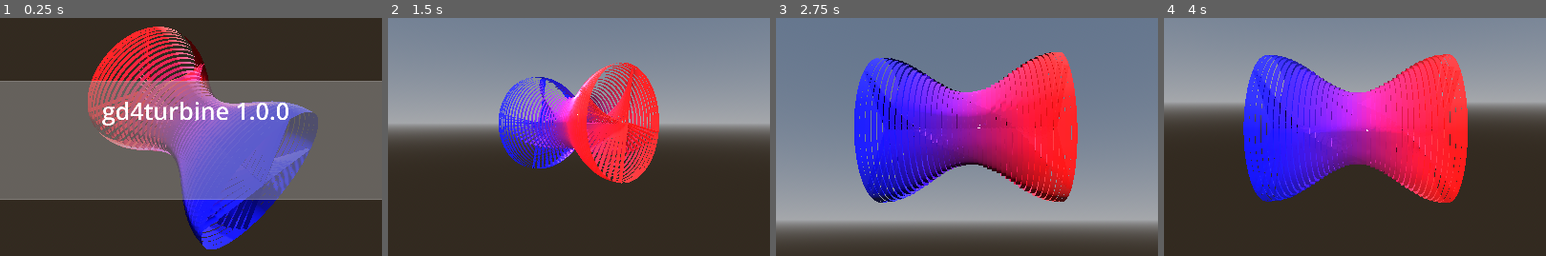
Above: before the commit, frames 1-4 (left to right).
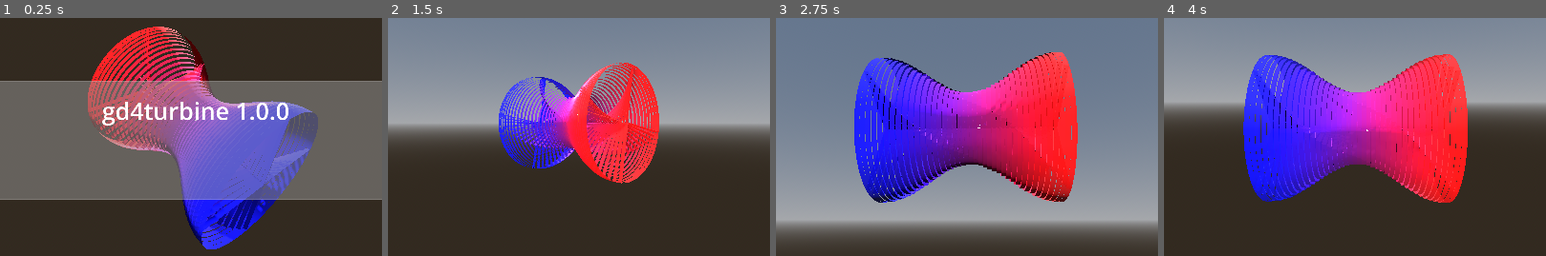
Above: after the commit, the same moments.

Repository: kasworld/gd4turbine
Game: Godot game, scene res://main.tscn
The game is run twice, just before and just after one commit, with the same random seed, the same clock (stepped at 60 frames per second) and the same inputs.
Inputs (mouse positions are % of the whole screen's width and height, from its top left):
- Up to frame 1 (0.25 s): no input
- Up to frame 2 (1.5 s): tap Enter at 0.5 s; move the mouse to (72, 45) at 0.52 s; hold Right 0.53-1.28 s; tap Q at 0.6 s; click (72, 45) at 0.67 s; move the mouse to (30, 55) at 1.27 s; hold Down from 1.28 s (still down); tap E at 1.35 s
- Up to frame 3 (2.75 s): move the mouse to (60, 28) at 2.02 s; release Down at 2.03 s; hold Right from 2.03 s (still down); tap Enter at 2.1 s
- Up to frame 4 (4 s): move the mouse to (45, 70) at 2.77 s; release Right at 2.78 s; hold Up 2.78-3.53 s; tap Q at 2.85 s; click (45, 70) at 2.92 s; move the mouse to (80, 65) at 3.52 s; hold Left from 3.53 s (still down); tap E at 3.6 s
The pictures show only the part of the screen within x 24-74%, y 27-77%; the shares and areas given below are measured in that part.

The runs differ from the first frame. In frame 1, 0.2% of the frame differs, in the area x 31-74%, y 7-87%; in frame 2, 0.3%, in the area x 33-66%, y 26-63%; in frame 3, 0.1%; in frame 4, less than 0.1%.

Commit message:
update blade transform

Diff:
--- a/turbine/turbine.gd
+++ b/turbine/turbine.gd
@@ -38,10 +38,11 @@
 		var blade_rot_rad := rate * PI
 		for j in arm_count:
 			var rad := cell각도 *j + blade_rot_rad
-			$Blades.set_inst_rotation(base_int+j, Vector3.BACK, rad)
-			$Blades.set_inst_rotation(base_int+j, Vector3.LEFT, PI/10)
-			$Blades.set_inst_position(base_int+j, Vector3(cos(rad) *radius*r_scale/2,sin(rad) *radius*r_scale/2, ring_pos.z) )
-			$Blades.set_inst_scale(base_int+j, scaled_size)
+			t = Transform3D(Basis(), Vector3(cos(rad) *radius*r_scale/2,sin(rad) *radius*r_scale/2, ring_pos.z))
+			t = t.scaled_local(scaled_size)
+			t = t.rotated_local(Vector3.BACK, rad)
+			t = t.rotated_local(Vector3.LEFT, PI/10)
+			$Blades.multimesh.set_instance_transform(base_int+j, t)
 	return self
 
 func set_color_all(co1 :Color, co2 :Color) -> Turbine:
